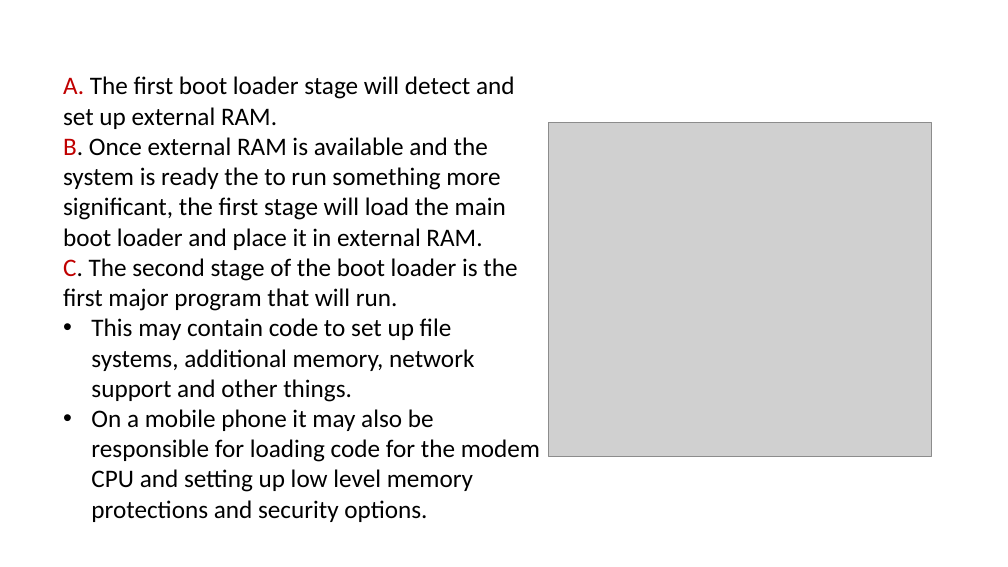
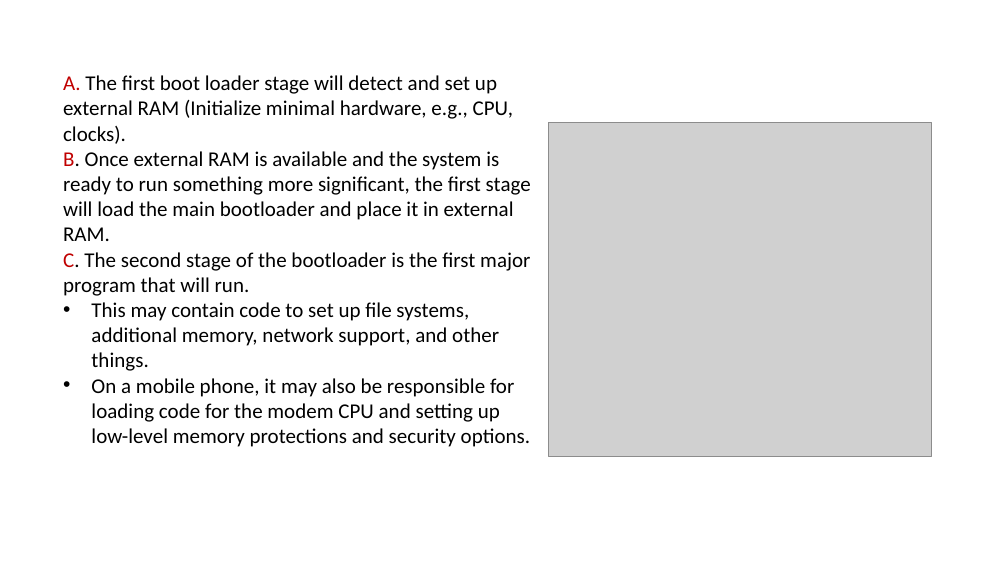
Before and after one commit to frankwxu/digital-forensics-lab, a slide deck: slide 24 of Andriod10/0_Intro_Pixel3_Andriod10.pptx (slide 23 before the commit). Drawn at 1008x567 pixels with LibreOffice and Linux fonts; fonts in the diff are those of the drawing; grey boxes stand for pictures; background and template pictures are left out. Boxes give left, top, right and bottom in pixels: in the first picture for what was removed or moved away, otherwise in the second. Text is boxed around its words. In the diff, an @@ line names an element or a change of style, - is before the commit and + after.

```diff
--- a/Andriod10/0_Intro_Pixel3_Andriod10.pptx
+++ b/Andriod10/0_Intro_Pixel3_Andriod10.pptx
@@ text at <box>63,75,531,447</box>: text changed; size 24 to 20 pt @@
-A. The first boot loader stage will detect and set up external RAM.
-B. Once external RAM is available and the system is ready the to run something more significant, the first stage will load the main boot loader and place it in external RAM.
-C. The second stage of the boot loader is the first major program that will run.
-• This may contain code to set up file systems, additional memory, network support and other things.
-• On a mobile phone it may also be responsible for loading code for the modem CPU and setting up low level memory protections and security options.
+A. The first boot loader stage will detect and set up external RAM (Initialize minimal hardware, e.g., CPU, clocks).
+B. Once external RAM is available and the system is ready to run something more significant, the first stage will load the main bootloader and place it in external RAM.
+C. The second stage of the bootloader is the first major program that will run.
+• This may contain code to set up file systems, additional memory, network support, and other things.
+• On a mobile phone, it may also be responsible for loading code for the modem CPU and setting up low-level memory protections and security options.
```
Also in this commit, not shown: 11 other slides changed, 1 slide added, 3 other files.
